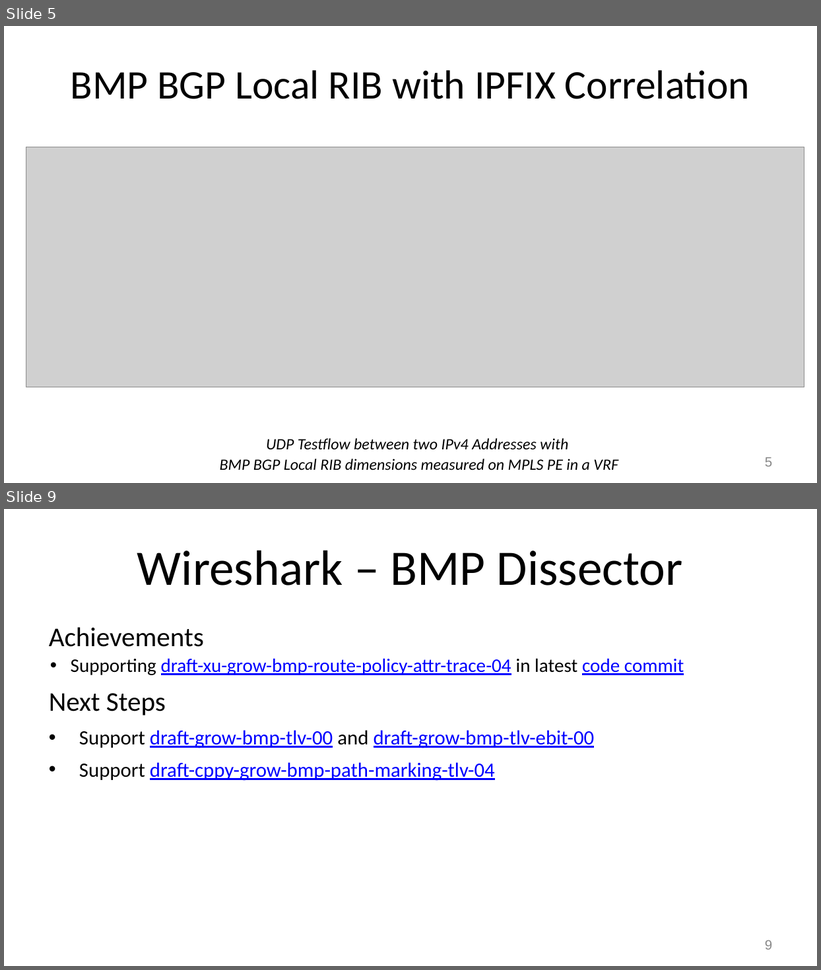
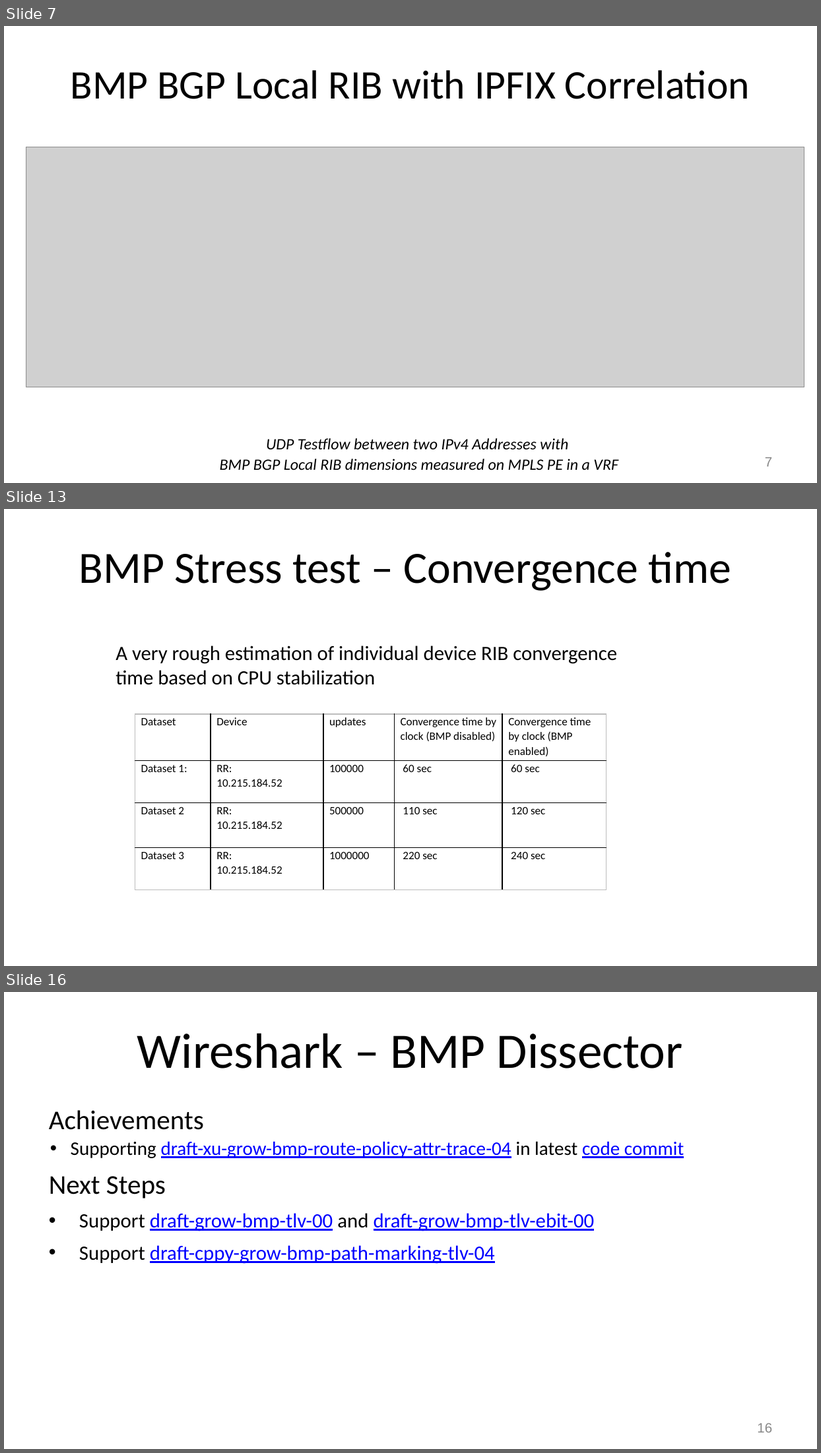
Before and after one commit to IETF-Hackathon/ietf108-project-presentations, a slide deck: ietf-108-hackathon-bmp.pptx. Shown one above the other, each under a label of ours: slides 5 and 9 before the commit, slides 7, 13 and 16 after it; the slides between them are not shown. The pictures are 821x970 and 821x1453 pixels, drawn with LibreOffice and Linux fonts; fonts in the diff are those of the drawing; grey boxes stand for pictures. Boxes give left, top, right and bottom in pixels: in the first picture for what was removed or moved away, otherwise in the second. Text is boxed around its words. In the diff, an @@ line names an element or a change of style, - is before the commit and + after.

```diff
--- a/ietf-108-hackathon-bmp.pptx
+++ b/ietf-108-hackathon-bmp.pptx
@@ slide 13 added at (4, 509, 817, 966), background #FFFFFF @@
@@ title added at (79, 552, 731, 591), 39.6 pt, text #000000 @@
+BMP Stress test – Convergence time
@@ text added at (116, 646, 617, 685), 18 pt, text #000000 @@
+A very rough estimation of individual device RIB convergence time based on CPU stabilization
@@ table added at (135, 715, 607, 891), 4 rows, 5 columns @@
+Dataset | Device | updates | Convergence time by clock (BMP disabled) | Convergence time by clock (BMP enabled)
+Dataset 1: | RR: / 10.215.184.52 | 100000 | 60 sec | 60 sec
+Dataset 2 | RR: / 10.215.184.52 | 500000 | 110 sec | 120 sec
+Dataset 3 | RR: / 10.215.184.52 | 1000000 | 220 sec | 240 sec
@@ what was slide 5 is now slide 7 @@
@@ page number at (765, 458, 772, 467): text changed @@
-5
+7
@@ what was slide 9 is now slide 16 @@
@@ page number at (757, 1424, 772, 1433): text changed @@
-9
+16
```
Also in this commit, not shown: 1 slide changed, 6 other slides added, 1 other file.
